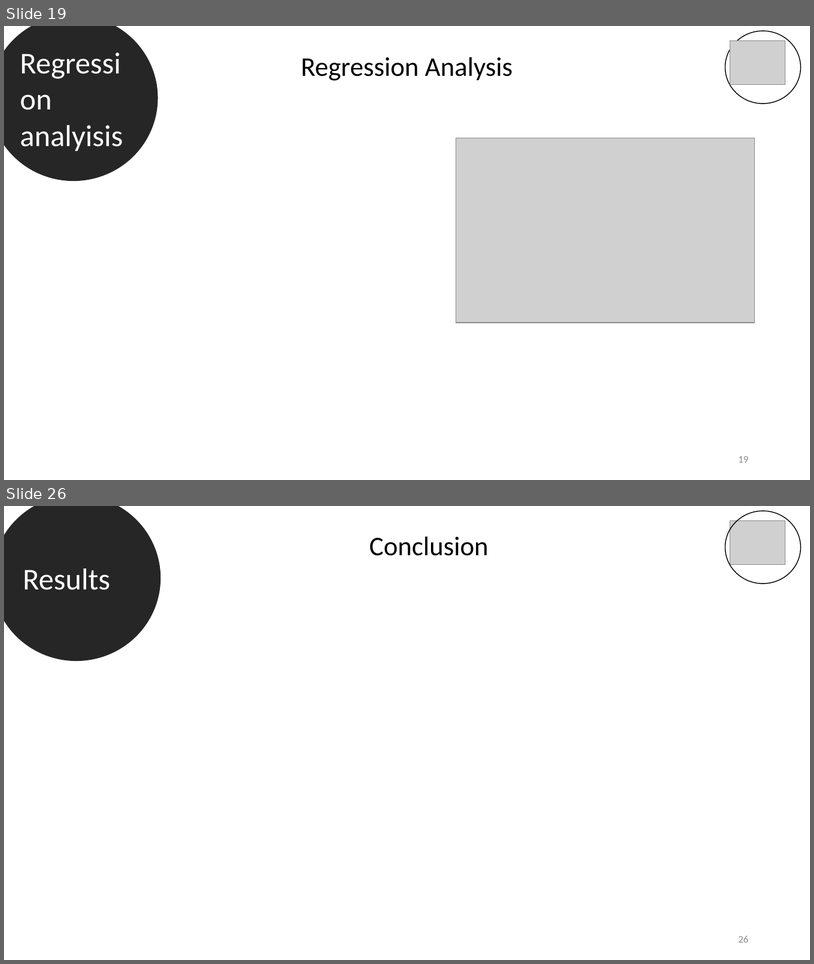
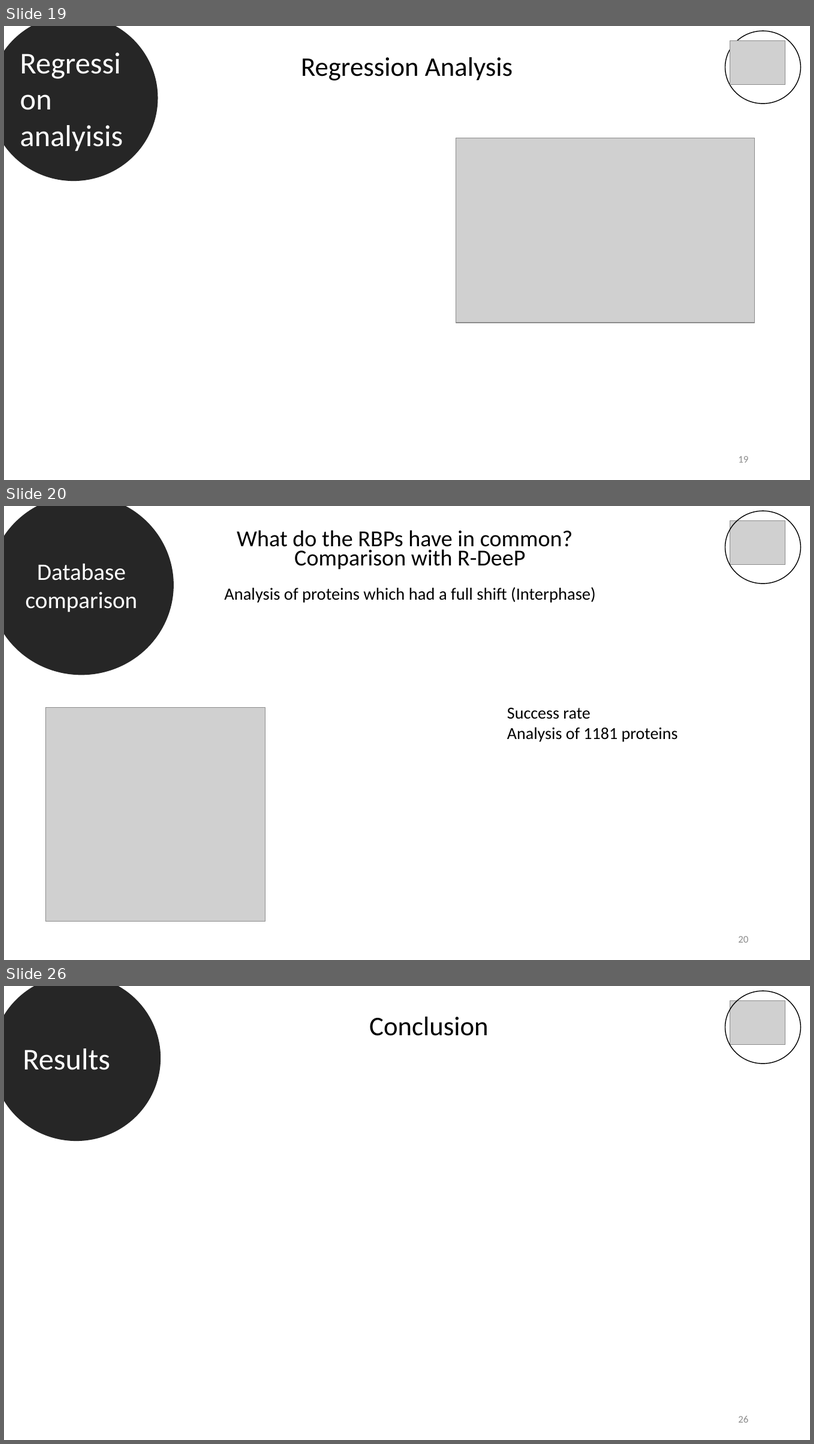
Before and after one commit to datascience-mobi-2022/2022-topic-03-team-05, a slide deck: Final presentation outline & temporary draft.pptx. Shown one above the other, each under a label of ours: slides 19 and 26 before the commit, slides 19, 20 and 26 after it; the slides between them are not shown. The pictures are 814x964 and 814x1444 pixels, drawn with LibreOffice and Linux fonts; fonts in the diff are those of the drawing; grey boxes stand for pictures. Boxes give left, top, right and bottom in pixels: in the first picture for what was removed or moved away, otherwise in the second. Text is boxed around its words. In the diff, an @@ line names an element or a change of style, - is before the commit and + after.

```diff
--- a/Final presentation outline & temporary draft.pptx
+++ b/Final presentation outline & temporary draft.pptx
@@ slide 20 added at (4,506,810,960), background #FFFFFF @@
@@ ellipse added at (4,506,173,674), fill #262626, outline #262626 1 pt, 28 pt, text #FFFFFF @@
+Database comparison
@@ ellipse added at (726,511,801,583), outline #000000 1 pt @@
@@ picture added at (731,520,786,565) @@
@@ text added at (224,530,596,603), 20.4 pt, text #000000 @@
+What do the RBPs have in common?
+Comparison with R-DeeP
+Analysis of proteins which had a full shift (Interphase)
@@ picture added at (46,707,266,921) @@
@@ text added at (507,707,678,742), 20 pt, text #000000 @@
+Success rate
+Analysis of 1181 proteins
@@ page number added at (738,936,749,942), 12 pt, text #8C8C8C @@
+20
```
Also in this commit, not shown: 5 slides changed, 1 slide removed.
